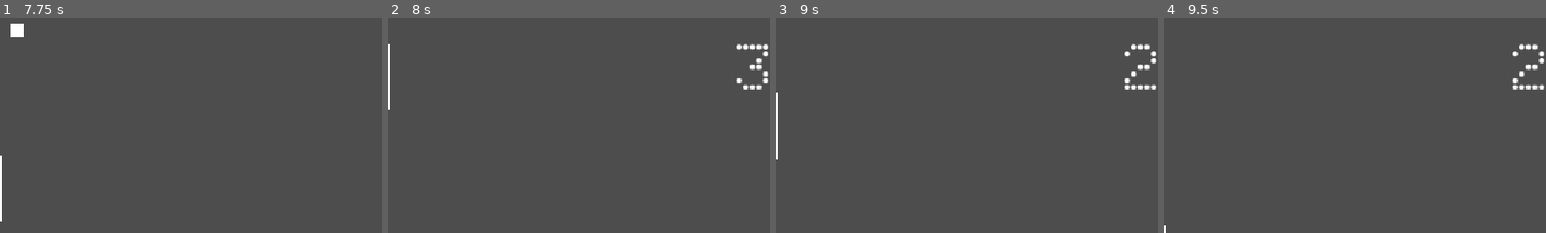
Above: before the commit, frames 1-4 (left to right).
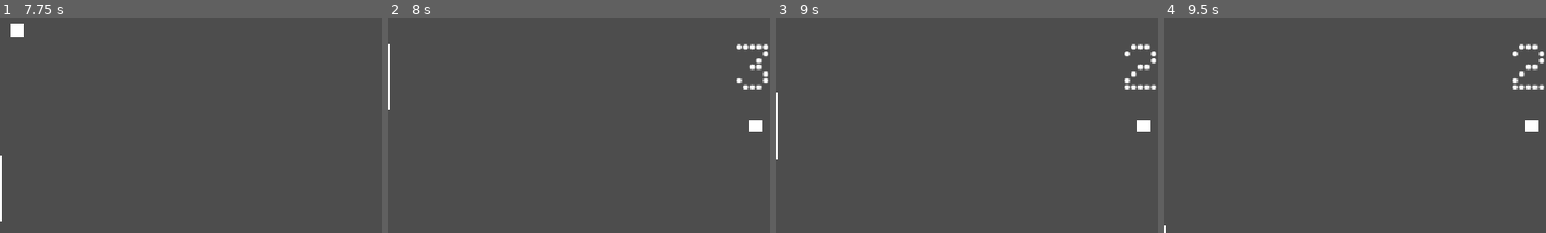
Above: after the commit, the same moments.

Repository: SpykieLucilius/Switch-Off-Pong
Game: Godot game, scene res://scenes/menus/start_screen.tscn
Same seed, same stepped clock (60 frames per second), same inputs: the game is played once before the commit and once after it.
Inputs (mouse positions are % of the whole screen's width and height, from its top left):
- Up to frame 1 (7.75 s): click "Local Multiplayer" at 0.5 s; tap Enter at 1.25 s; move the mouse to (72, 45) at 1.27 s; hold W (p1_Up) 1.28-2 s; tap Down (p2_Down) every 1.5 s from 1.35 to 7.35 s; click (72, 45) at 1.42 s; drag from (30, 55) to (1, 50) at 2.02 s; move the mouse to (60, 28) at 2.77 s; hold W (p1_Up) 2.78-3.5 s; click (60, 28) at 2.92 s; tap Space at 3.5 s; drag from (45, 70) to (99, 50) at 3.52 s; move the mouse to (80, 65) at 4.27 s; hold S (p1_Down) 4.28-5 s; click (80, 65) at 4.42 s; drag from (20, 35) to (35, 25) at 5.02 s; move the mouse to (55, 50) at 5.77 s; hold S (p1_Down) 5.78-6.5 s; click (55, 50) at 5.92 s; drag from (35, 25) to (1, 50) at 6.52 s; move the mouse to (72, 45) at 7.27 s; hold W (p1_Up) from 7.28 s (still down); click (72, 45) at 7.42 s
- Up to frame 2 (8 s): keep holding W (p1_Up)
- Up to frame 3 (9 s): release W (p1_Up) at 8 s; drag from (30, 55) to (99, 50) at 8.02 s; tap Enter at 8.75 s; move the mouse to (60, 28) at 8.77 s; hold S (p1_Down) from 8.78 s (still down); tap Down (p2_Down) at 8.85 s; click (60, 28) at 8.92 s
- Up to frame 4 (9.5 s): keep holding S (p1_Down)
The pictures show only the part of the screen within x 2-52%, y 25-75%; the shares and areas given below are measured in that part.

Frame 1 is identical in both runs. In frame 2, 0.2% of the frame differs, in the area x 94-98%, y 47-53%; in frame 3, 0.2%; in frame 4, 0.2%.
Error before the commit: Cannot call method 'kill' on a null value. (res://scripts/players/ball.gd:48)

Commit message:
adding scrollwheele control

Diff:
--- a/project.godot
+++ b/project.godot
@@ -49,12 +49,14 @@
 
 p1_Up={
 "deadzone": 0.2,
-"events": [Object(InputEventKey,"resource_local_to_scene":false,"resource_name":"","device":-1,"window_id":0,"alt_pressed":false,"shift_pressed":false,"ctrl_pressed":false,"meta_pressed":false,"pressed":false,"keycode":0,"physical_keycode":87,"key_label":0,"unicode":119,"location":0,"echo":false,"script":null)
+"events": [Object(InputEventMouseButton,"resource_local_to_scene":false,"resource_name":"","device":-1,"window_id":0,"alt_pressed":false,"shift_pressed":false,"ctrl_pressed":false,"meta_pressed":false,"button_mask":8,"position":Vector2(357, 52),"global_position":Vector2(376, 148),"factor":1.0,"button_index":4,"canceled":false,"pressed":true,"double_click":false,"script":null)
+, Object(InputEventKey,"resource_local_to_scene":false,"resource_name":"","device":-1,"window_id":0,"alt_pressed":false,"shift_pressed":false,"ctrl_pressed":false,"meta_pressed":false,"pressed":false,"keycode":0,"physical_keycode":87,"key_label":0,"unicode":119,"location":0,"echo":false,"script":null)
 ]
 }
 p1_Down={
 "deadzone": 0.2,
-"events": [Object(InputEventKey,"resource_local_to_scene":false,"resource_name":"","device":-1,"window_id":0,"alt_pressed":false,"shift_pressed":false,"ctrl_pressed":false,"meta_pressed":false,"pressed":false,"keycode":0,"physical_keycode":83,"key_label":0,"unicode":115,"location":0,"echo":false,"script":null)
+"events": [Object(InputEventMouseButton,"resource_local_to_scene":false,"resource_name":"","device":-1,"window_id":0,"alt_pressed":false,"shift_pressed":false,"ctrl_pressed":false,"meta_pressed":false,"button_mask":16,"position":Vector2(376, 37),"global_position":Vector2(395, 133),"factor":2.0,"button_index":5,"canceled":false,"pressed":true,"double_click":false,"script":null)
+, Object(InputEventKey,"resource_local_to_scene":false,"resource_name":"","device":-1,"window_id":0,"alt_pressed":false,"shift_pressed":false,"ctrl_pressed":false,"meta_pressed":false,"pressed":false,"keycode":0,"physical_keycode":83,"key_label":0,"unicode":115,"location":0,"echo":false,"script":null)
 ]
 }
 p2_Up={
--- a/scripts/menus/game_manager.gd
+++ b/scripts/menus/game_manager.gd
@@ -3,7 +3,7 @@
 var game_mode = "multiplayer"
 var difficulty = "normal"
 var _sfx_player: AudioStreamPlayer
-var sfx_volume = 0.5
+var sfx_volume = 0.2
 
 func play_sfx(stream: AudioStream):
     if _sfx_player == null:
--- a/scripts/players/ball.gd
+++ b/scripts/players/ball.gd
@@ -45,7 +45,8 @@
 				hide_timer = randf_range(1.0, 2.0)
 
 func reset():
-	_tween.kill()
+	if _tween:
+		_tween.kill()
 	var screen_center = get_viewport().get_visible_rect().size / 2.0
 	global_position = screen_center
 	direction = Vector2.ZERO
--- a/scripts/players/player_1.gd
+++ b/scripts/players/player_1.gd
@@ -2,13 +2,22 @@
 
 const SPEED = 400.0
 var touch_target_y: float = -1.0
+var scroll_dir: float = 0.0
 
 func _input(event):
 	if event is InputEventScreenTouch or event is InputEventScreenDrag:
 		touch_target_y = event.position.y
+	elif event.is_action_pressed("p1_Up"):
+		scroll_dir = -2.3
+	elif event.is_action_pressed("p1_Down"):
+		scroll_dir = 2.3
 
 func _physics_process(_delta):
 	var direction = Input.get_axis("p1_Up", "p1_Down")
+	if direction == 0:
+		direction = scroll_dir
+	scroll_dir = 0.0
+
 	if direction != 0:
 		velocity.y = direction * SPEED
 	elif touch_target_y >= 0:
